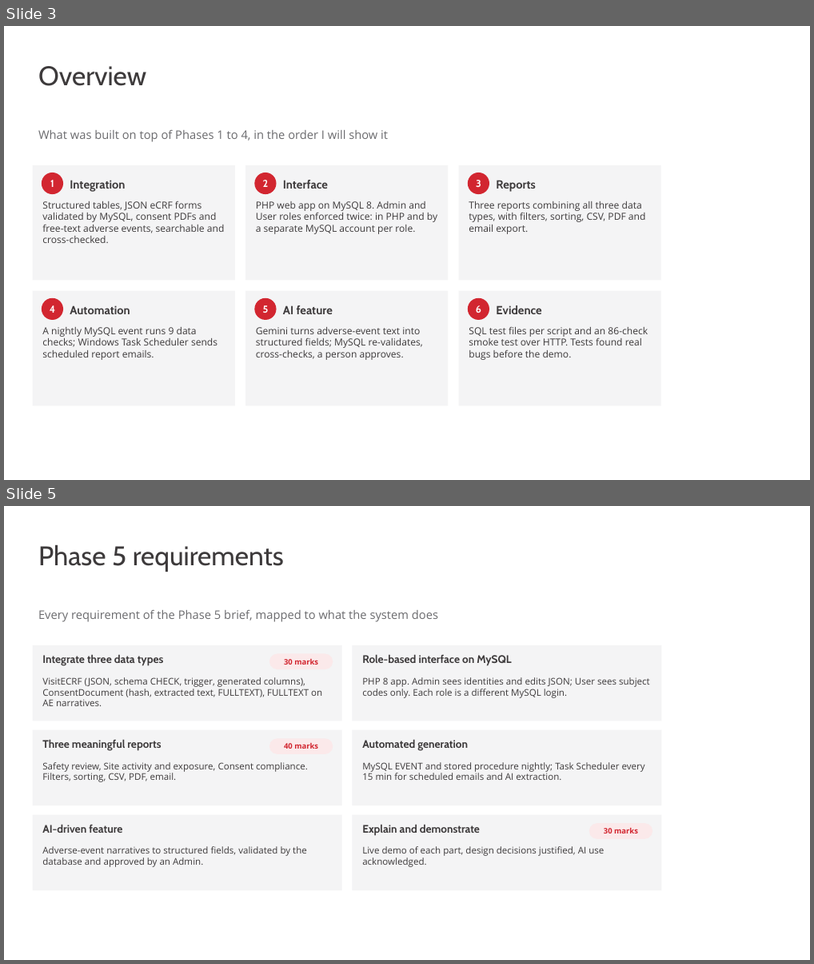
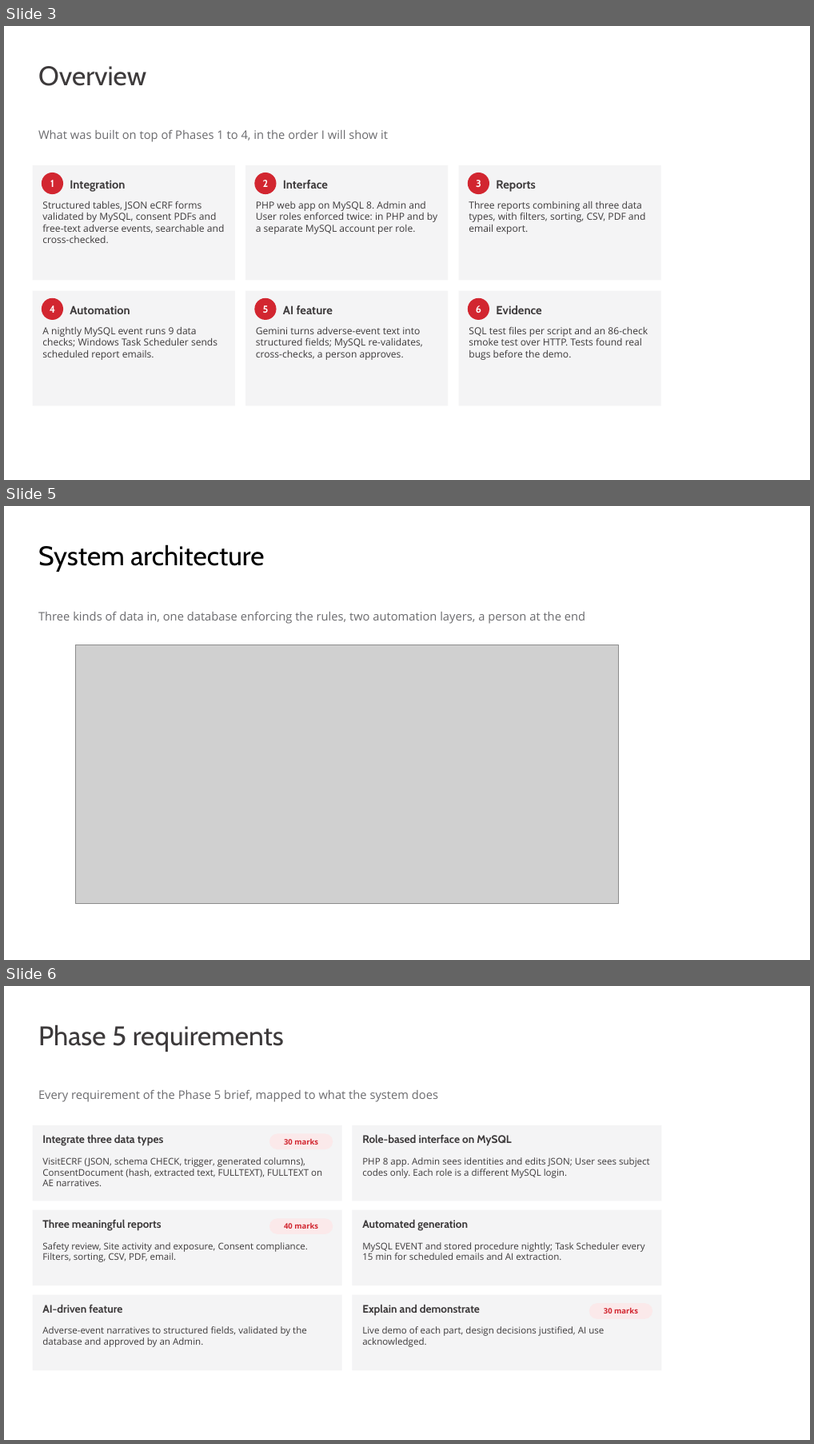
Before and after one commit to hmnguyen2805/cos20015-phase5, a slide deck: docs/cos20015_phase5_slides.pptx. Shown one above the other, each under a label of ours: slides 3 and 5 before the commit, slides 3, 5 and 6 after it; the slides between them are not shown. The pictures are 814x964 and 814x1444 pixels, drawn with LibreOffice and Linux fonts; fonts in the diff are those of the drawing; grey boxes stand for pictures; background and template pictures are left out. Boxes give left, top, right and bottom in pixels: in the first picture for what was removed or moved away, otherwise in the second. Text is boxed around its words. In the diff, an @@ line names an element or a change of style, - is before the commit and + after.

```diff
--- a/docs/cos20015_phase5_slides.pptx
+++ b/docs/cos20015_phase5_slides.pptx
@@ slide 5 added at (4, 506, 810, 960), background #FFFFFF @@
@@ title added at (38, 544, 264, 572), 32 pt, text #000000 @@
+System architecture
@@ subtitle added at (38, 612, 586, 624), 14 pt, text #6B6B6E @@
+Three kinds of data in, one database enforcing the rules, two automation layers, a person at the end
@@ picture added at (75, 645, 618, 904) @@
@@ what was slide 5 is now slide 6 @@
```
Also in this commit, not shown: 3 slides changed, 1 other slide added.
